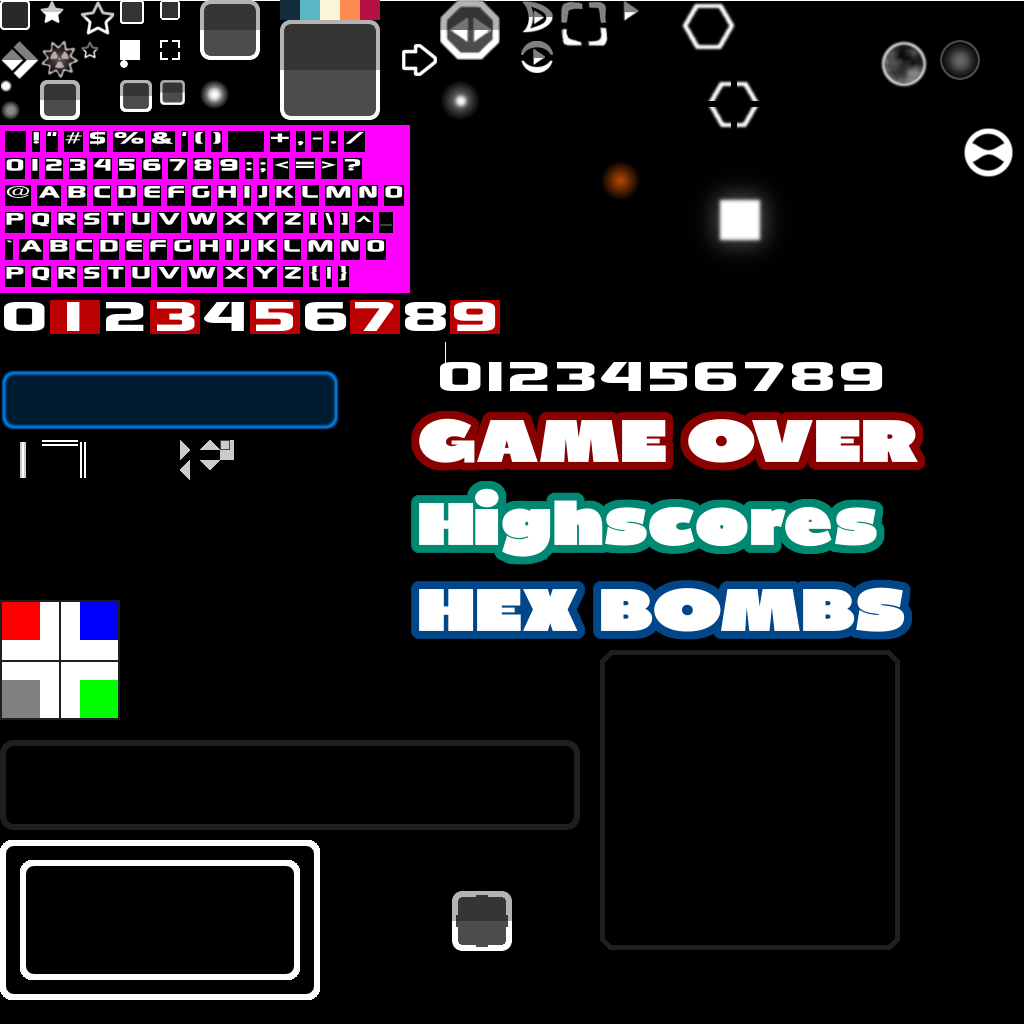
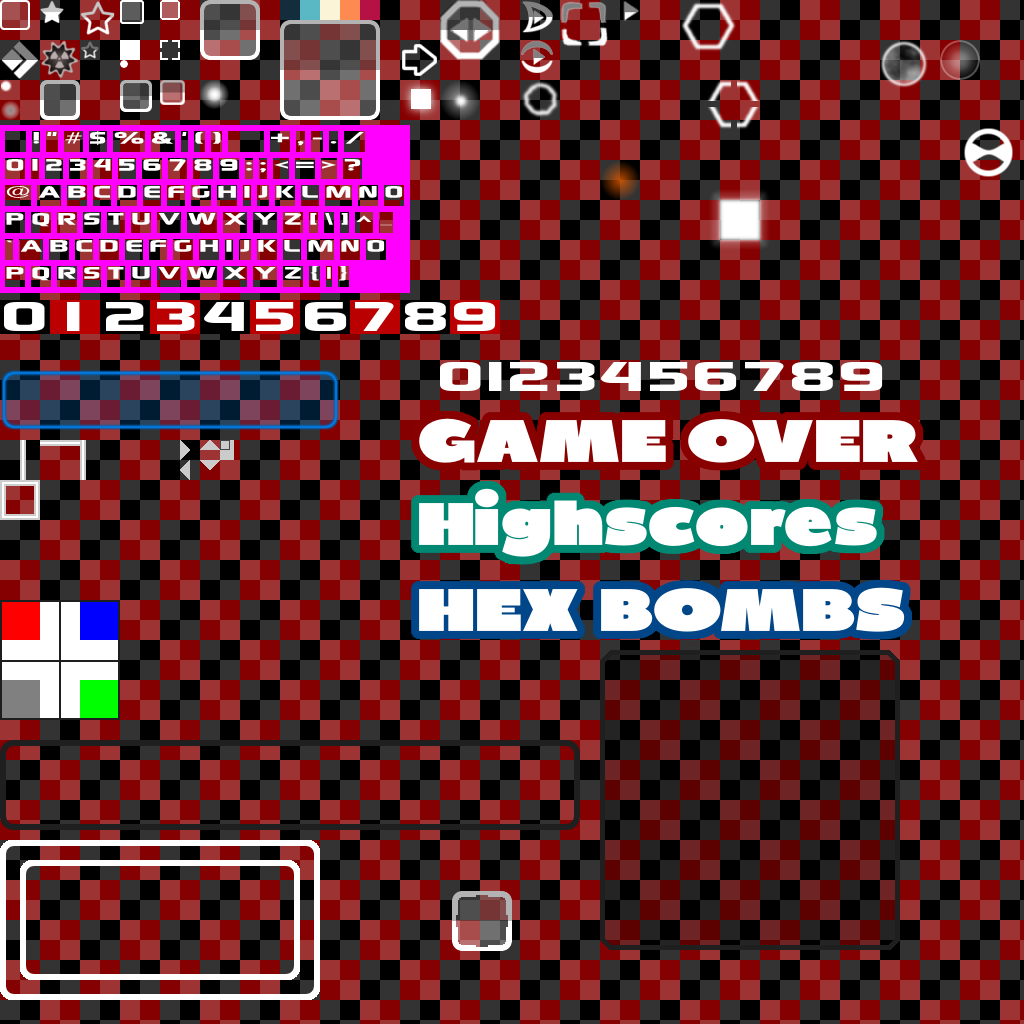
Comparing the layer stacks of the two 1024 × 1024 images. Changes:
added layer "Ebene #8" (58%) above "Alien Glow" over [708,188,771,251]
hid "Alien Glow" over [683,163,797,277]
added layer "Ebene #7" above "Ebene #5" over [398,76,444,122]
added layer "Ebene #5" above "Ebene #9" over [411,89,431,109]
added layer "Ebene #9" above "Ebene #13" over [520,80,560,119]
painted on "Ebene #13" over [0,440,86,520]
showed "Ebene #17" over [0,0,1024,1024]
hid "Hintergrund" over [0,1,1024,1024]
